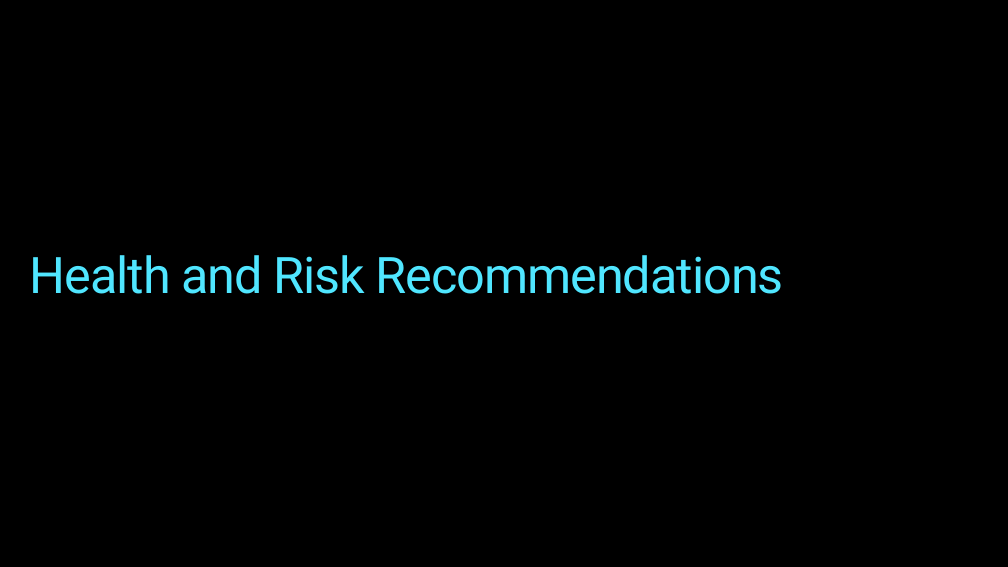
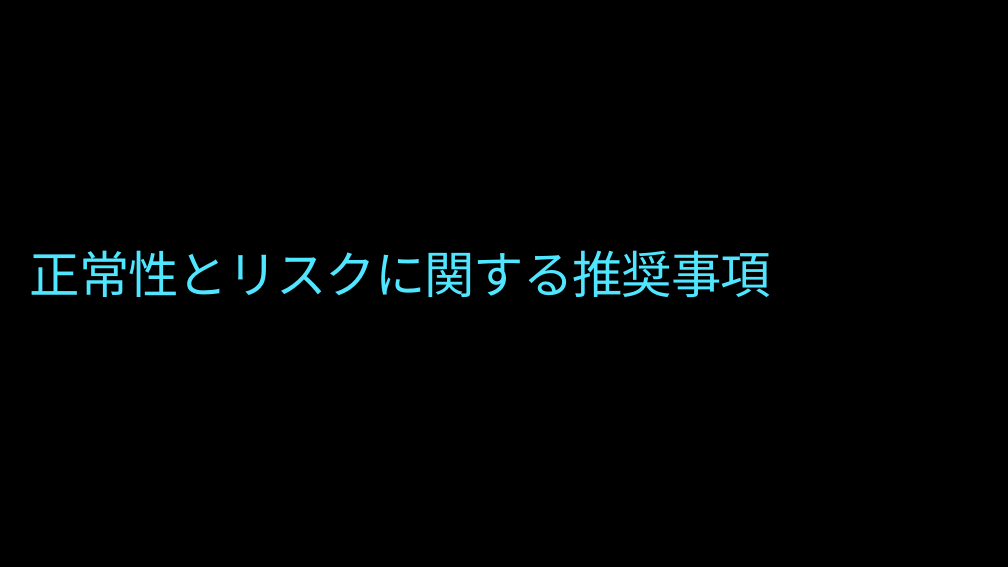
Before and after one commit to yahanda/Azure-Proactive-Resiliency-Library-v2, a slide deck: slide 23 of tools/Mandatory - Executive Summary presentation - Template.pptx. Drawn at 1008x567 pixels with LibreOffice and Linux fonts; fonts in the diff are those of the drawing; background and template pictures are left out. Boxes give left, top, right and bottom in pixels: in the first picture for what was removed or moved away, otherwise in the second. Text is boxed around its words. In the diff, an @@ line names an element or a change of style, - is before the commit and + after.

```diff
--- a/tools/Mandatory - Executive Summary presentation - Template.pptx
+++ b/tools/Mandatory - Executive Summary presentation - Template.pptx
@@ title at [30, 250, 771, 298]: text changed; font Roboto to Noto Sans CJK JP @@
-Health and Risk Recommendations
+正常性とリスクに関する推奨事項
```
Also in this commit, not shown: 12 other slides changed, 21 slides added, 21 slides removed, 1 other file.
